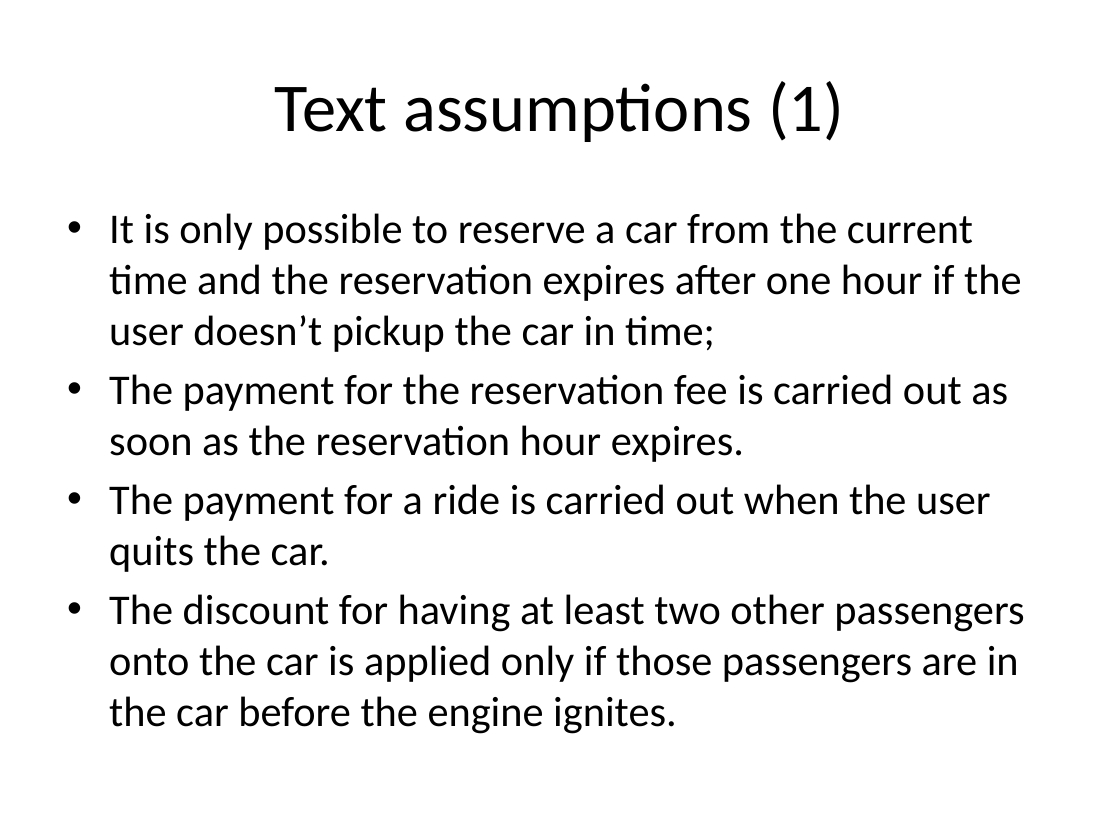
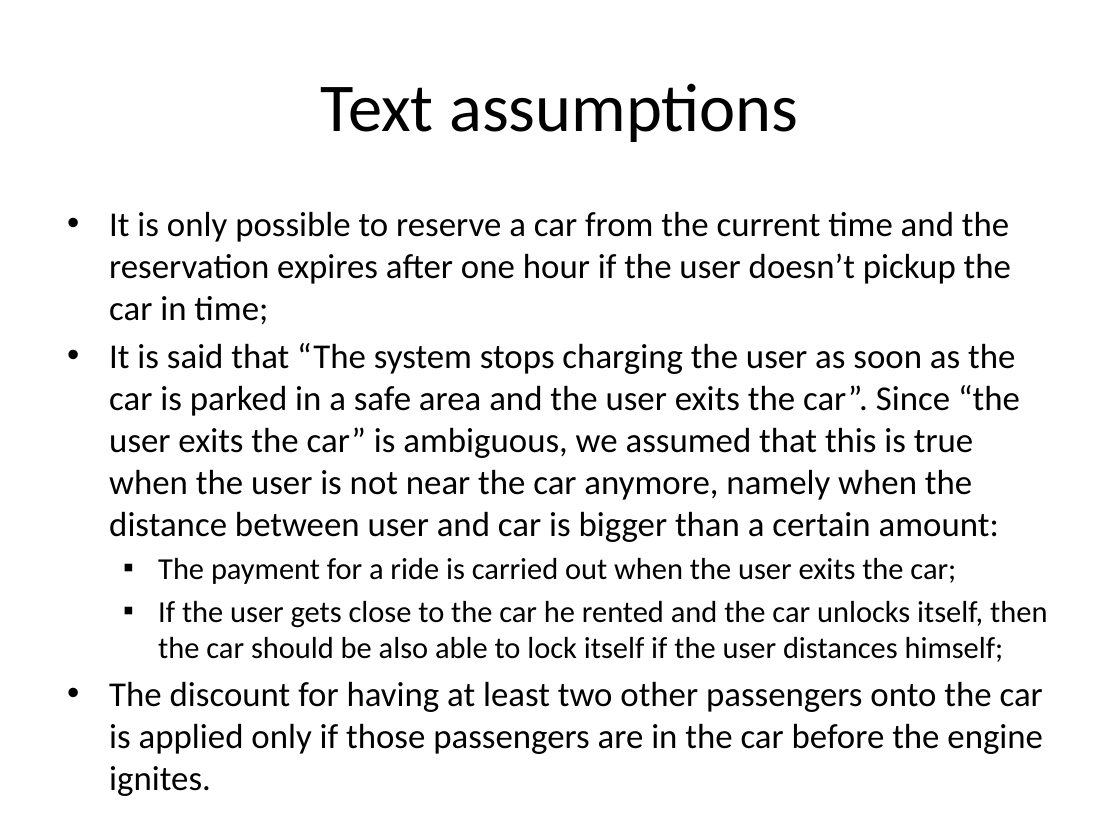
Before and after one commit to cattaneo-riccardo/PowerEnjoy, a slide deck: slide 4 of RASD/presentation/RASD_presentation.pptx. Drawn at 1120x840 pixels with LibreOffice and Linux fonts; fonts in the diff are those of the drawing. Boxes give left, top, right and bottom in pixels: in the first picture for what was removed or moved away, otherwise in the second. Text is boxed around its words. In the diff, an @@ line names an element or a change of style, - is before the commit and + after.

```diff
--- a/RASD/presentation/RASD_presentation.pptx
+++ b/RASD/presentation/RASD_presentation.pptx
@@ title at <box>321,83,798,142</box>: text changed @@
-Text assumptions (1)
+Text assumptions
@@ text at <box>109,211,1043,754</box>: size 27.2 to 22.4 pt in "It is only possible to reserve a ...", "The discount for having at least two ..." @@
@@ text at <box>109,343,1047,662</box>: text changed; size 27.2 to 22.4 pt @@
-• The payment for the reservation fee is carried out as soon as the reservation hour expires.
-• The payment for a ride is carried out when the user quits the car.
+• It is said that “The system stops charging the user as soon as the car is parked in a safe area and the user exits the car”. Since “the user exits the car” is ambiguous, we assumed that this is true when the user is not near the car anymore, namely when the distance between user and car is bigger than a certain amount:
+  ▪ The payment for a ride is carried out when the user exits the car;
+  ▪ If the user gets close to the car he rented and the car unlocks itself, then the car should be also able to lock itself if the user distances himself;
```
Also in this commit, not shown: 4 other slides changed, 2 slides added, 2 slides removed, 11 other files.
